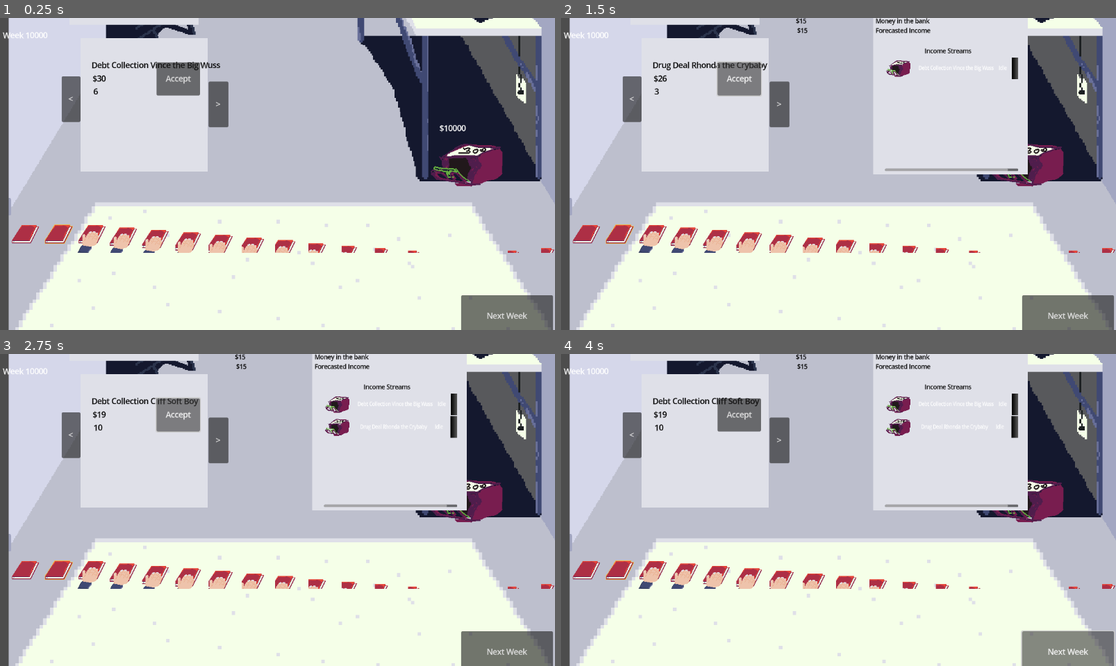
Above: before the commit, frames 1-4 (two rows, left to right).
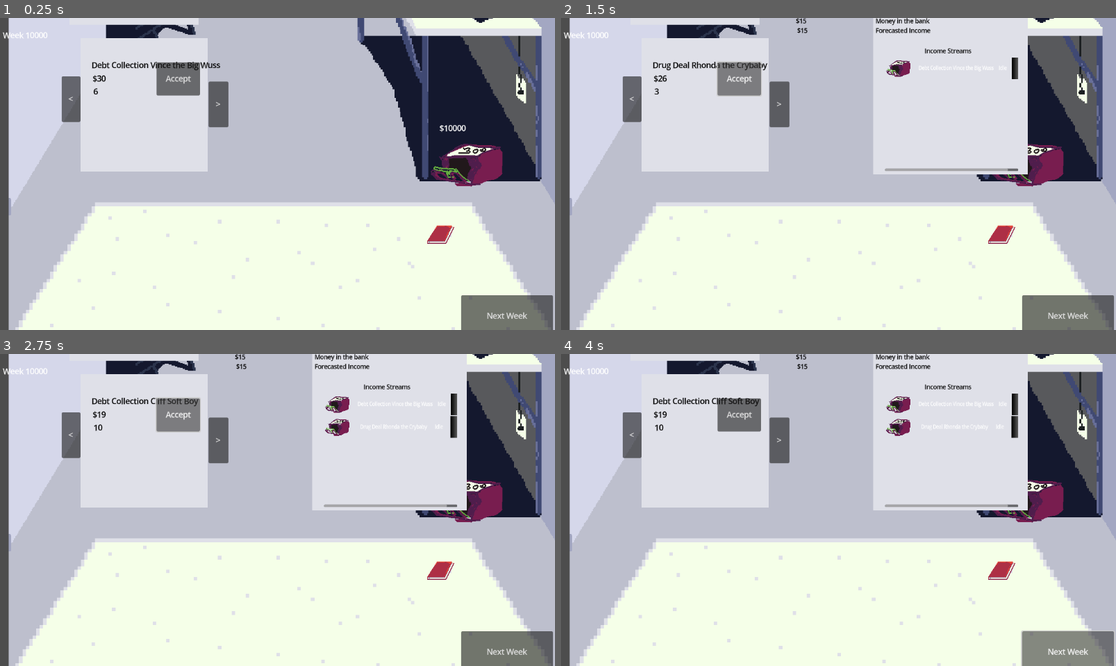
Above: after the commit, the same moments.

Repository: deruitda/ludum-dare-58
Game: Godot game, scene res://main.tscn
Two runs of this game, one before a commit and one after it. Both use one fixed random seed, a clock stepped at 60 frames per second and the inputs below.
Inputs (mouse positions are in pixels of both pictures, inside the frame that each line leads up to):
- Up to frame 1 (0.25 s): no input
- Up to frame 2 (1.5 s): click (999, 233) at 0.5 s; click "Accept" at 1.25 s
- Up to frame 3 (2.75 s): click "Accept" at 2 s
- Up to frame 4 (4 s): click "Next Week" at 2.75 s; click "Next Week" at 3.5 s

The runs differ from the first frame. In frame 1, 2.3% of the frame differs, in the area x 2-100%, y 66-76%; in frame 2, 2.3%; in frame 3, 2.3%; in frame 4, 2.3%.
Error in both runs: Invalid call. Nonexistent function 'get_income_streams' in base 'Nil'. (res://game_manager.gd:12)

Commit message:
change over

Diff:
--- a/desk/buttons/binder_button.tscn
+++ b/desk/buttons/binder_button.tscn
@@ -1,22 +1,40 @@
-[gd_scene load_steps=5 format=3 uid="uid://d0asi7pvmfh83"]
+[gd_scene load_steps=7 format=3 uid="uid://d0asi7pvmfh83"]
 
 [ext_resource type="Script" uid="uid://c2d0o6rhqpo2s" path="res://desk/buttons/desk_button.gd" id="1_f0irj"]
 [ext_resource type="Texture2D" uid="uid://bqetbx2w07djp" path="res://assets/final/binder.png" id="2_2njfd"]
-[ext_resource type="Texture2D" uid="uid://x3qljeh2h5y0" path="res://assets/final/binder-selected.png" id="3_qmsus"]
 [ext_resource type="Script" uid="uid://1b5h2cwbl1y3" path="res://desk/buttons/binder_sprite_controller.gd" id="4_slwsa"]
 
-[node name="BinderButton" type="Node2D" node_paths=PackedStringArray("button", "sprite", "highlighted_sprite")]
+[sub_resource type="AtlasTexture" id="AtlasTexture_huvnw"]
+atlas = ExtResource("2_2njfd")
+region = Rect2(0, 0, 69, 85)
+
+[sub_resource type="AtlasTexture" id="AtlasTexture_qmsus"]
+atlas = ExtResource("2_2njfd")
+region = Rect2(69, 0, 69, 85)
+
+[sub_resource type="SpriteFrames" id="SpriteFrames_slwsa"]
+animations = [{
+"frames": [{
+"duration": 1.0,
+"texture": SubResource("AtlasTexture_huvnw")
+}],
+"loop": true,
+"name": &"default",
+"speed": 5.0
+}, {
+"frames": [{
+"duration": 1.0,
+"texture": SubResource("AtlasTexture_qmsus")
+}],
+"loop": true,
+"name": &"highlighted",
+"speed": 5.0
+}]
+
+[node name="BinderButton" type="Node2D" node_paths=PackedStringArray("button", "animated_sprite_2d")]
 script = ExtResource("1_f0irj")
 button = NodePath("Button")
-sprite = NodePath("BinderButtonSprite")
-highlighted_sprite = NodePath("HighlightedBinderButtonSprite")
-
-[node name="BinderButtonSprite" type="Sprite2D" parent="."]
-texture = ExtResource("2_2njfd")
-
-[node name="HighlightedBinderButtonSprite" type="Sprite2D" parent="."]
-visible = false
-texture = ExtResource("3_qmsus")
+animated_sprite_2d = NodePath("AnimatedSprite2D")
 
 [node name="Button" type="Button" parent="."]
 offset_left = -29.0
@@ -27,3 +45,7 @@
 
 [node name="SpriteController" type="Node" parent="."]
 script = ExtResource("4_slwsa")
+
+[node name="AnimatedSprite2D" type="AnimatedSprite2D" parent="."]
+sprite_frames = SubResource("SpriteFrames_slwsa")
+autoplay = "default"
--- a/desk/buttons/desk_button.gd
+++ b/desk/buttons/desk_button.gd
@@ -4,8 +4,7 @@
 @export var button: Button
 @export var open_scene: PackedScene
 
-@export var sprite: Sprite2D
-@export var highlighted_sprite: Sprite2D
+@export var animated_sprite_2d: AnimatedSprite2D
 
 signal button_pressed(packed_scene: PackedScene)
 
@@ -16,12 +15,10 @@
 	button.mouse_exited.connect(_on_mouse_exited)
 
 func set_highlighted() -> void:
-	sprite.visible = false
-	highlighted_sprite.visible = true
+	animated_sprite_2d.play("highlighted")
 
 func set_not_highlighted() -> void:
-	sprite.visible = true
-	highlighted_sprite.visible = false
+	animated_sprite_2d.play("default")
 
 func _on_mouse_entered() -> void:
 	set_highlighted()
